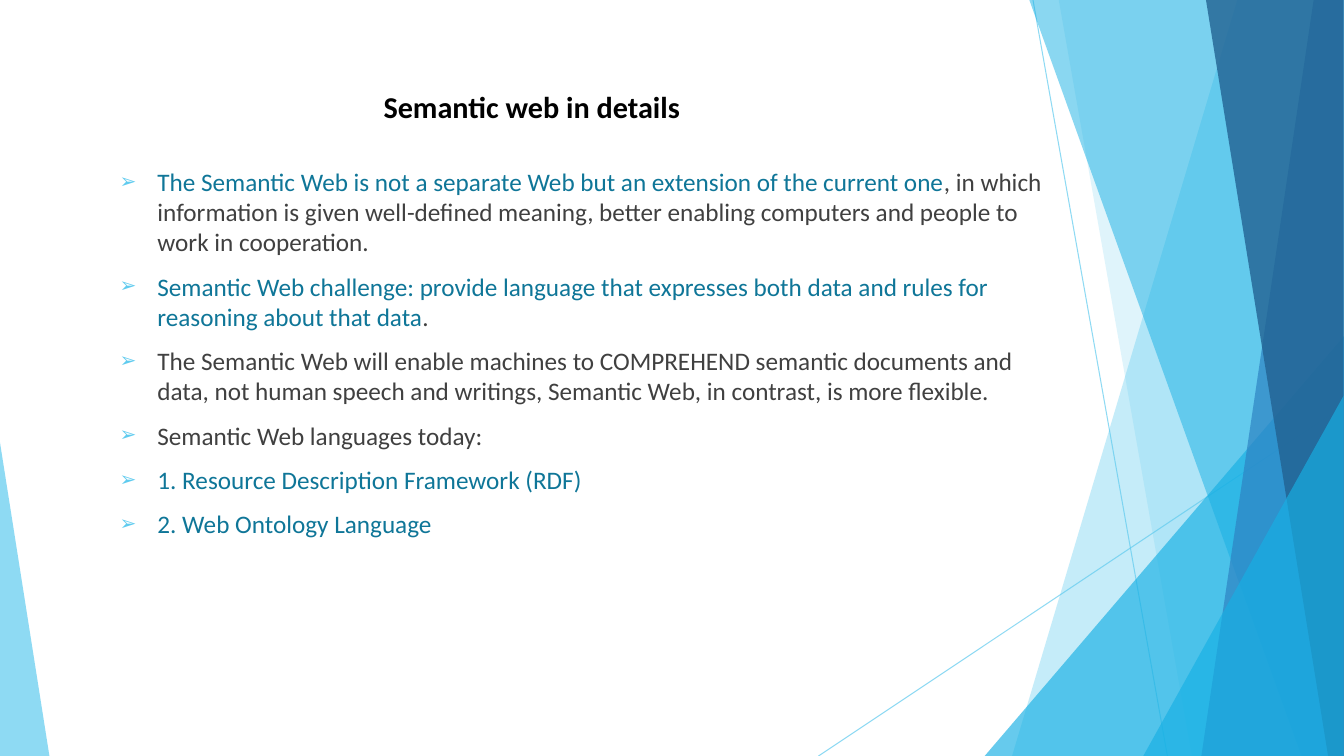
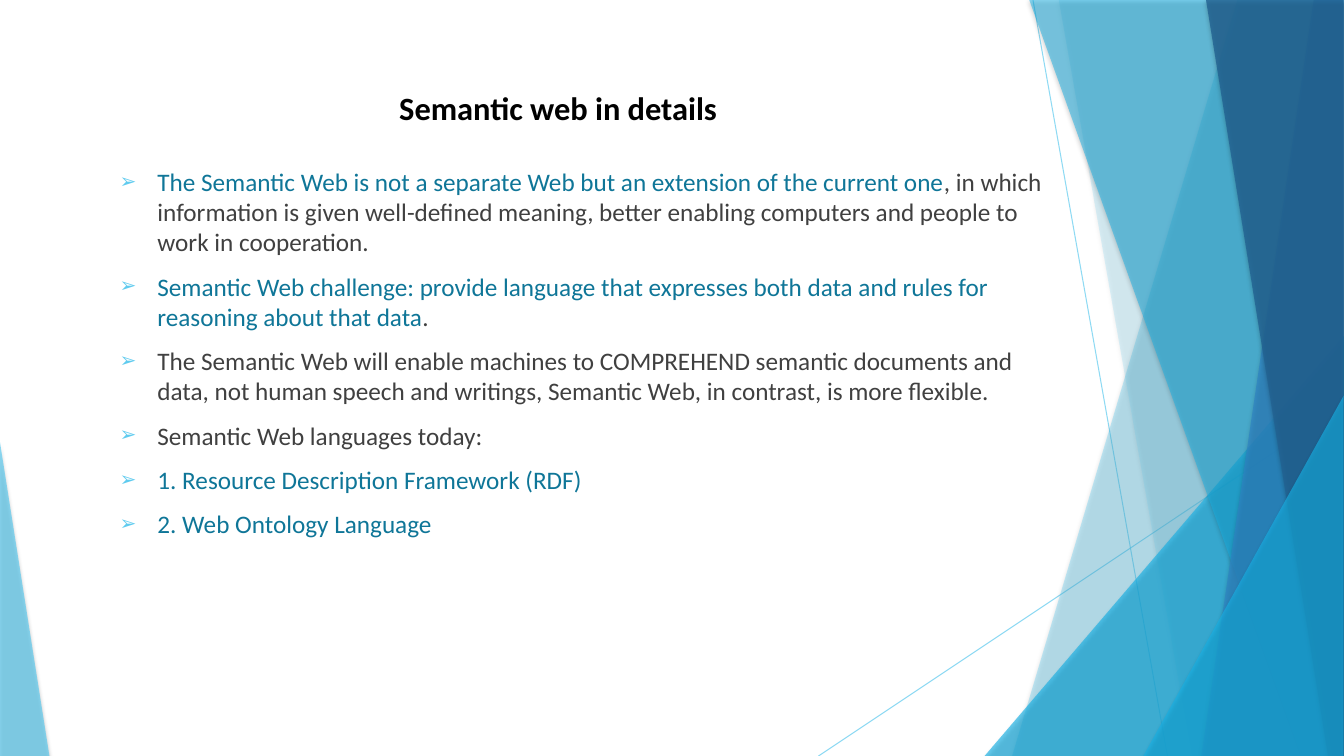
Before and after one commit to jagdishbutte/endsem, a slide deck: slide 19 of ISR/ISR Unit 6 - Advanced information retrieval.pptx. Drawn at 1344x756 pixels with LibreOffice and Linux fonts; fonts in the diff are those of the drawing. Boxes give left, top, right and bottom in pixels: in the first picture for what was removed or moved away, otherwise in the second. Text is boxed around its words. In the diff, an @@ line names an element or a change of style, - is before the commit and + after.

```diff
--- a/ISR/ISR Unit 6 - Advanced information retrieval.pptx
+++ b/ISR/ISR Unit 6 - Advanced information retrieval.pptx
@@ freeform shape at (1059,0,1344,756): shadow on; outline redrawn @@
@@ title "Semantic web in details" at (399,97,717,121): size 21.6 to 23.2 pt @@
@@ shadow on in 7 elements at (1012,0,1344,756), (985,336,1344,756), (1029,0,1344,756), (1202,0,1344,756), (1206,0,1344,756), (1143,396,1344,756), (0,443,49,756) @@
```
Also in this commit, not shown: 20 other slides changed, 12 other files.
